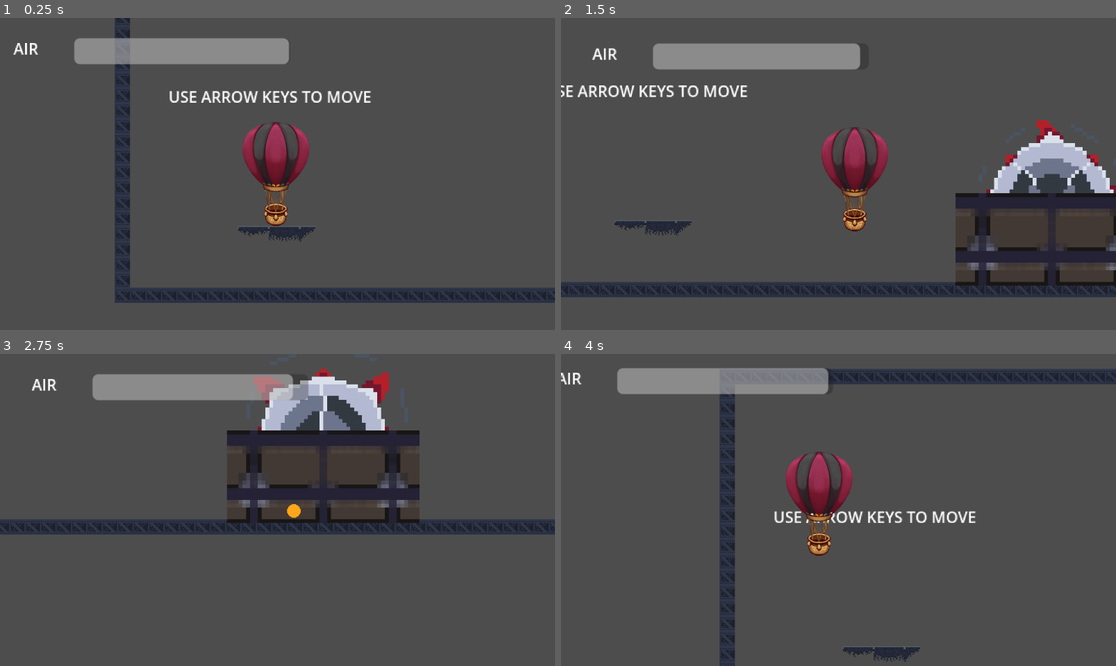
Above: before the commit, frames 1-4 (two rows, left to right).
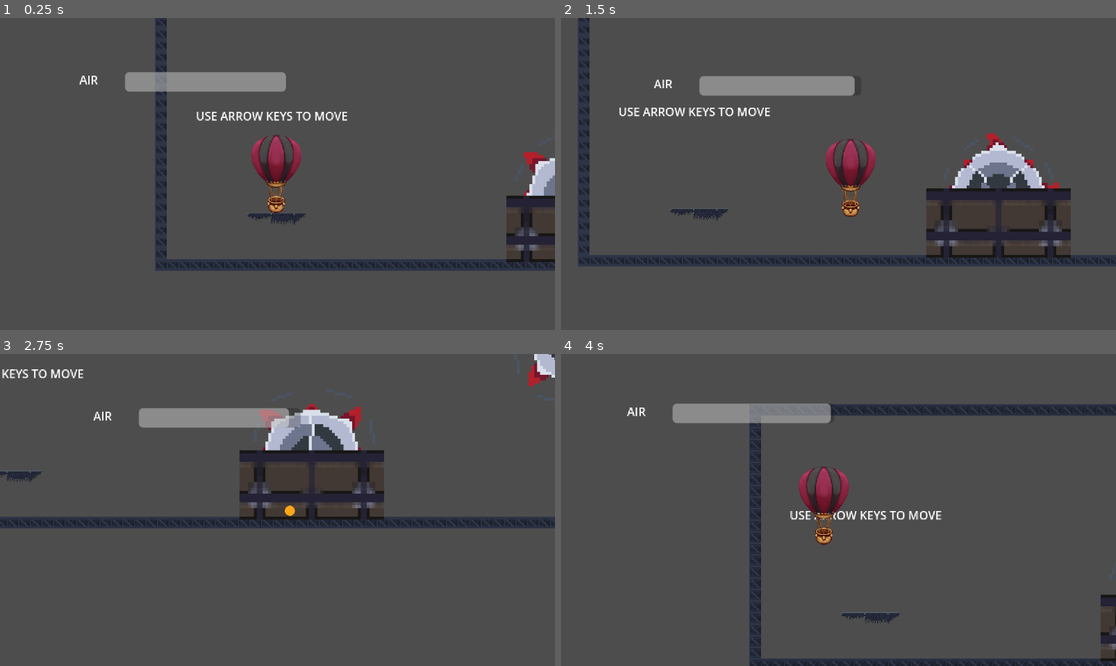
Above: after the commit, the same moments.

Repository: dylana62/balloon-game
Game: Godot game, scene res://scenes/game.tscn
The game is run twice, just before and just after one commit, with the same random seed, the same clock (stepped at 60 frames per second) and the same inputs.
Inputs:
- Up to frame 1 (0.25 s): no input
- Up to frame 2 (1.5 s): tap Enter (ui_accept) at 0.5, 0.77 s; hold Right (ui_right) 0.53-1.28 s; hold Down (ui_down) from 1.28 s (still down)
- Up to frame 3 (2.75 s): tap Enter (ui_accept) at 1.52 s; release Down (ui_down) at 2.03 s; hold Right (ui_right) from 2.03 s (still down)
- Up to frame 4 (4 s): release Right (ui_right) at 2.78 s; hold Up (ui_up) 2.78-3.53 s; tap Enter (ui_accept) at 3.02, 3.77 s; hold Left (ui_left) from 3.53 s (still down)

The runs differ from the first frame. In frame 1, 20% of the frame differs, in the area x 2-100%, y 0-92%; in frame 2, 27%, in the area x 0-100%, y 0-90%; in frame 3, 18%; in frame 4, 18%.

Commit message:
Update game.tscn

Diff:
--- a/scenes/game.tscn
+++ b/scenes/game.tscn
@@ -572,7 +572,7 @@
 
 [node name="Camera2D" type="Camera2D" parent="Player"]
 position = Vector2(2, -1)
-zoom = Vector2(2, 2)
+zoom = Vector2(1.5, 1.5)
 position_smoothing_enabled = true
 position_smoothing_speed = 10.0
 
